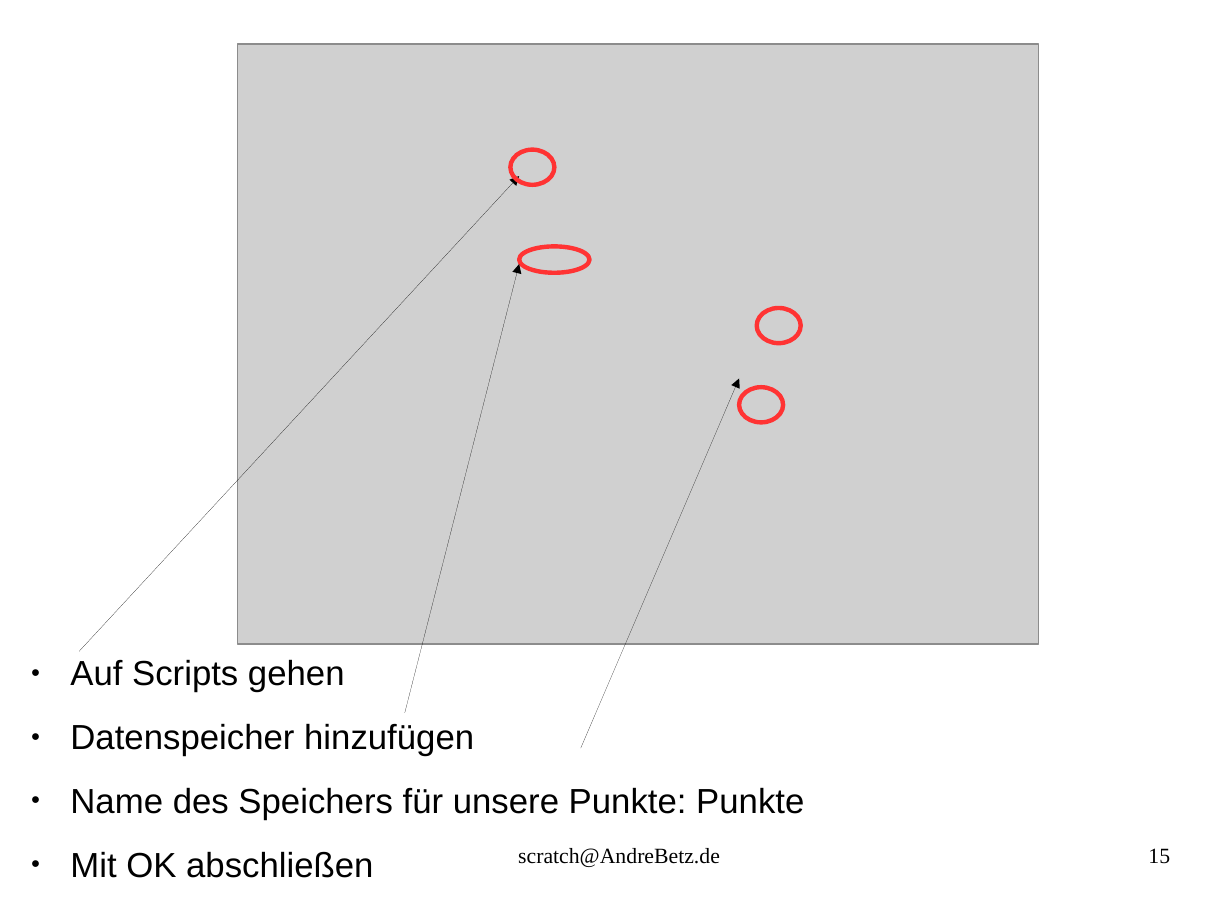
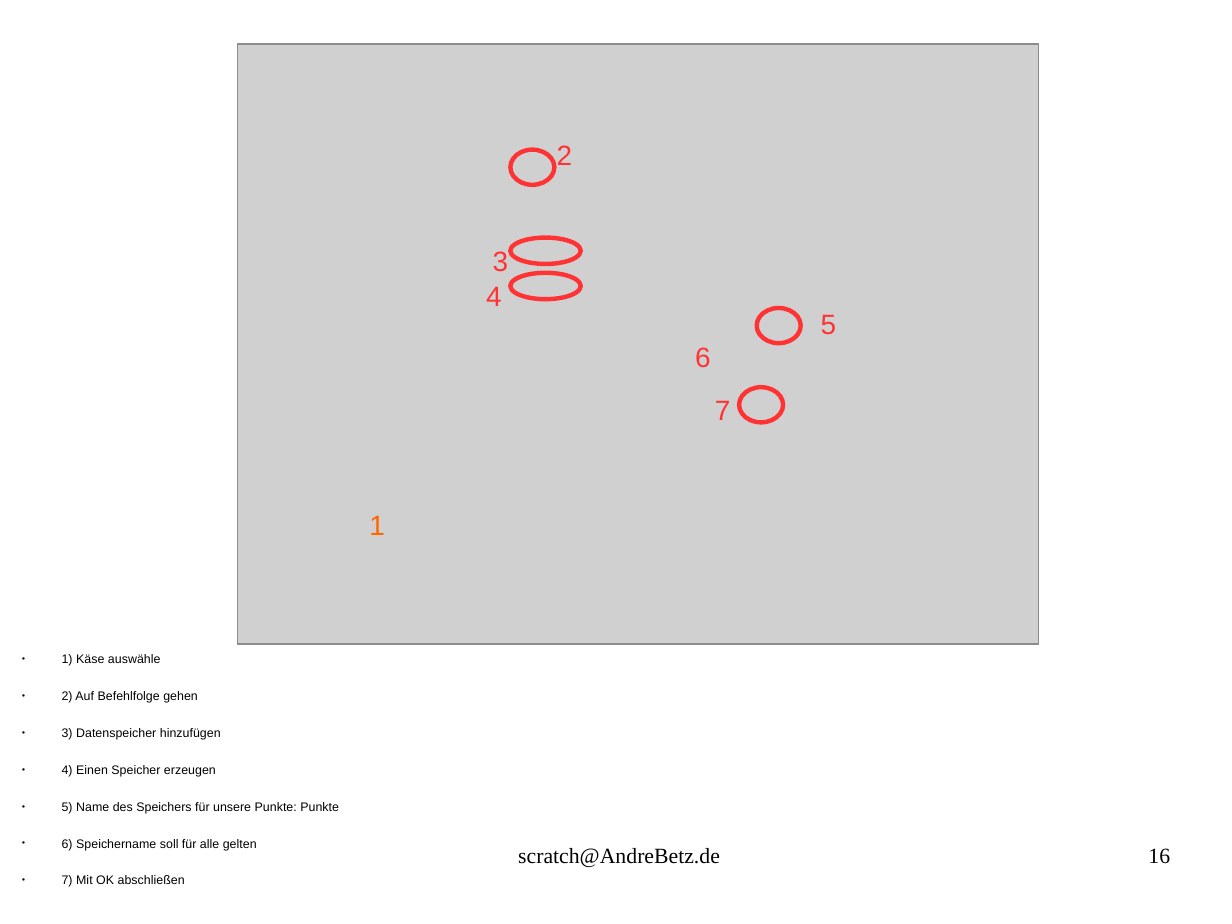
Before and after one commit to sky4walk/documents, a slide deck: slide 16 of ProgrammierkursScratchSpiel.odp (slide 15 before the commit). Drawn at 1232x924 pixels with LibreOffice and Linux fonts; fonts in the diff are those of the drawing; grey boxes stand for pictures. Boxes give left, top, right and bottom in pixels: in the first picture for what was removed or moved away, otherwise in the second. Text is boxed around its words. In the diff, an @@ line names an element or a change of style, - is before the commit and + after.

```diff
--- a/ProgrammierkursScratchSpiel.odp
+++ b/ProgrammierkursScratchSpiel.odp
@@ text added at <box>557,145,573,165</box>, 18 pt, text #FF3333 @@
+2
@@ arrow removed from (79, 652) to (520, 176) @@
@@ ellipse: place and size @@
-ellipse at <box>520,246,590,273</box>
+ellipse at <box>511,238,581,265</box>
@@ arrow removed from (405, 713) to (520, 264) @@
@@ text added at <box>493,249,509,272</box>, 18 pt, text #FF3333 @@
+3
@@ text added at <box>486,287,502,306</box>, 18 pt, text #FF3333 @@
+4
@@ ellipse added at <box>511,273,581,300</box>, outline #FF3333 2.83 pt @@
@@ text added at <box>821,315,837,335</box>, 18 pt, text #FF3333 @@
+5
@@ text added at <box>695,347,711,367</box>, 18 pt, text #FF3333 @@
+6
@@ arrow removed from (581, 748) to (739, 379) @@
@@ text added at <box>715,401,731,420</box>, 18 pt, text #FF3333 @@
+7
@@ text added at <box>369,515,385,535</box>, 18 pt, text #FF6600 @@
+1
@@ text at <box>62,654,339,887</box>: text changed; size 22.4 to 8 pt @@
-● Auf Scripts gehen
-● Datenspeicher hinzufügen
-● Name des Speichers für unsere Punkte: Punkte
-● Mit OK abschließen
+● 1) Käse auswähle
+● 2) Auf Befehlfolge gehen
+● 3) Datenspeicher hinzufügen
+● 4) Einen Speicher erzeugen
+● 5) Name des Speichers für unsere Punkte: Punkte
+● 6) Speichername soll für alle gelten
+● 7) Mit OK abschließen
@@ page number at <box>1148,848,1170,864</box>: text changed @@
-15
+16
```
Also in this commit, not shown: 1 other slide changed, 2 other files.
